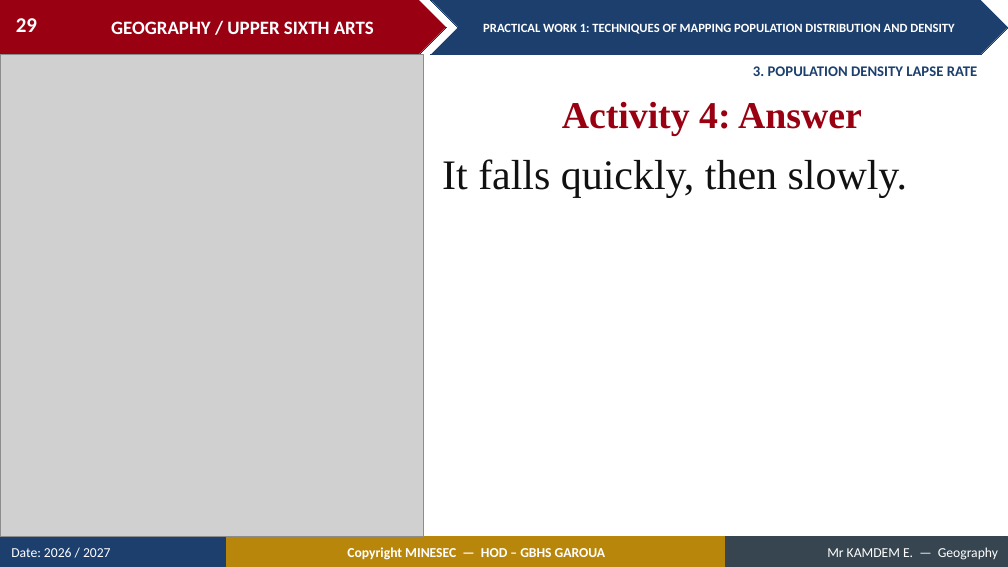
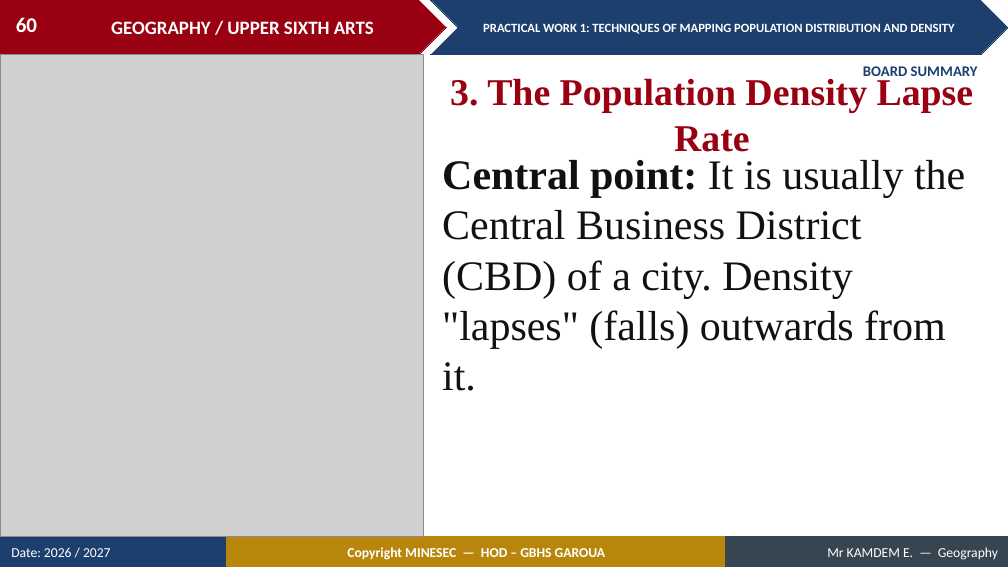
Before and after one commit to Berthautk/linea-github, a slide deck: slide 60 of lecons/USA/Population Geography/03_USA_POP_PW01_Techniques_of_Mapping_Population_Distribution_and_Density.pptx (slide 29 before the commit). Drawn at 1008x567 pixels with LibreOffice and Linux fonts; fonts in the diff are those of the drawing; grey boxes stand for pictures. Boxes give left, top, right and bottom in pixels: in the first picture for what was removed or moved away, otherwise in the second. Text is boxed around its words. In the diff, an @@ line names an element or a change of style, - is before the commit and + after.

```diff
--- a/lecons/USA/Population Geography/03_USA_POP_PW01_Techniques_of_Mapping_Population_Distribution_and_Density.pptx
+++ b/lecons/USA/Population Geography/03_USA_POP_PW01_Techniques_of_Mapping_Population_Distribution_and_Density.pptx
@@ page number at (x1=16, y1=17, x2=37, y2=32): text changed @@
-29
+60
@@ text at (x1=450, y1=78, x2=974, y2=152): text changed @@
-Activity 4: Answer
+3. The Population Density Lapse Rate
@@ text at (x1=863, y1=66, x2=978, y2=76): text changed @@
-3. POPULATION DENSITY LAPSE RATE
+BOARD SUMMARY
@@ text at (x1=442, y1=160, x2=965, y2=391): text changed @@
-It falls quickly, then slowly.
+Central point: It is usually the Central Business District (CBD) of a city. Density "lapses" (falls) outwards from it.
```
Also in this commit, not shown: 36 other slides changed, 32 slides added, 10 slides removed, 9 other files.
